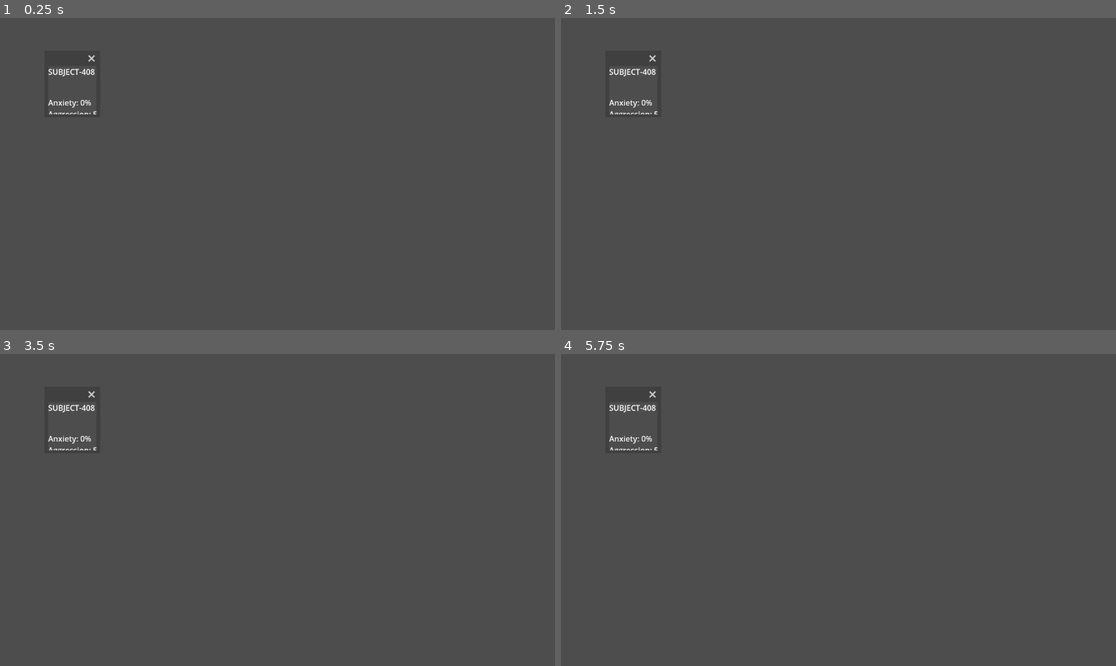
Above: before the commit, frames 1-4 (two rows, left to right).
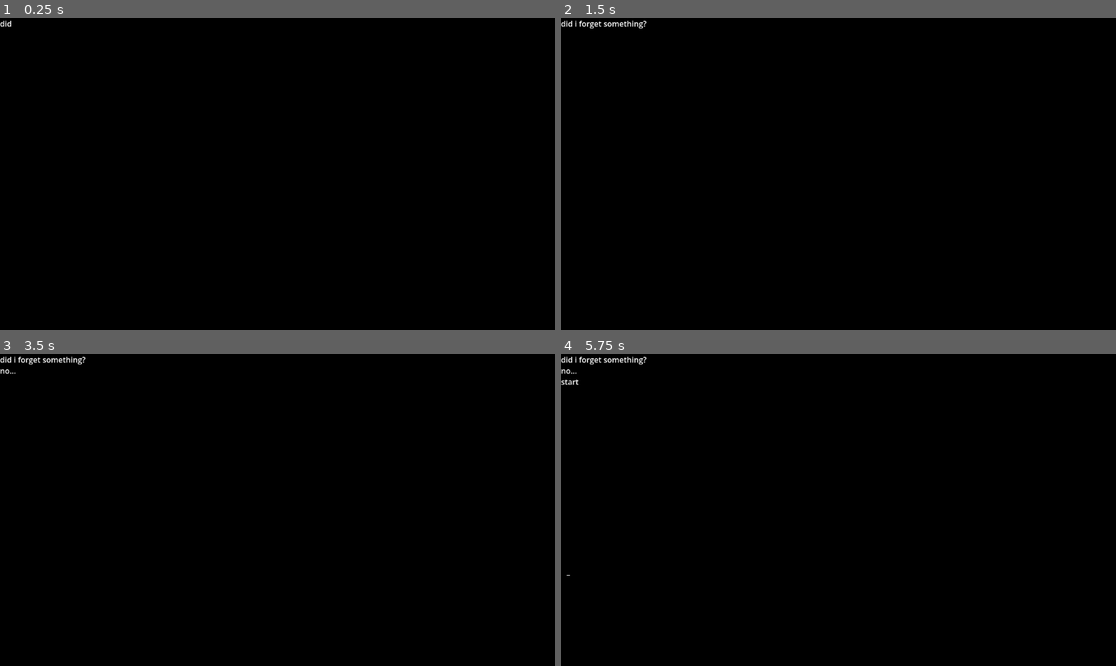
Above: after the commit, the same moments.

Repository: etper/papers-please
Game: Godot game, scene res://boot_intro.tscn
Two runs of this game, one before a commit and one after it. Both use one fixed random seed, a clock stepped at 60 frames per second and the inputs below. Before the commit the project starts from res://main.tscn.
Inputs (mouse positions are in pixels of both pictures, inside the frame that each line leads up to):
- Up to frame 1 (0.25 s): no input
- Up to frame 2 (1.5 s): click (627, 205) at 0.5 s, where only the run before the commit has a clickable "APPROVE"; click (666, 205) at 1.25 s, where only the run before the commit has a clickable "REJECT"
- Up to frame 3 (3.5 s): click (66, 541) at 2 s, where only the run before the commit has a clickable "APPROVE"; click (105, 541) at 2.75 s, where only the run before the commit has a clickable "REJECT"
- Up to frame 4 (5.75 s): click (627, 541) at 3.5 s, where only the run before the commit has a clickable "APPROVE"; click (666, 541) at 4.25 s, where only the run before the commit has a clickable "REJECT"; tap Enter (ui_accept) at 5, 5.27 s

The runs differ from the first frame. In frame 1, 100% of the frame differs, in the area x 0-100%, y 0-100%; in frame 2, 100%; in frame 3, 100%; in frame 4, 100%.

Commit message:
intro boot sequence

Diff:
--- /dev/null
+++ b/boot_intro.gd
@@ -0,0 +1,140 @@
+extends Control
+
+@onready var boot_text = $BootText
+@onready var cursor = $Cursor
+
+var lines = [
+	"did i forget something?",
+	"no...",
+	"start again.",
+	"you already know what happens.",
+	"",
+	"NEURAL COMPLIANCE SYSTEM v3.1",
+	"BOOTING...",
+	"MEMORY CHECK........OK",
+	"EMOTIONAL FILTER....OK",
+	"DATE: FEBRUARY 31ST 1982",
+	"MONTH: 13",
+	"DAY INDEX: 442",
+	"AUDITOR STATUS: STABLE",
+	"",
+	"PRESS ANY KEY TO BEGIN"
+]
+
+var finished = false
+
+func _ready():
+
+	boot_text.visible_ratio = 1.0
+
+	boot_sequence()
+
+	blink_cursor()
+
+func boot_sequence() -> void:
+
+	# INTERNAL MONOLOGUE
+
+	await type_line("did i forget something?", 0.06)
+
+	boot_text.text += "\n"
+
+	await get_tree().create_timer(1.4).timeout
+
+	await type_line("no...", 0.12)
+
+	boot_text.text += "\n"
+
+	await get_tree().create_timer(1.8).timeout
+
+	await type_line("start again.", 0.08)
+
+	boot_text.text += "\n"
+
+	await get_tree().create_timer(2.2).timeout
+
+	await type_line(
+		"you already know what happens.",
+		0.05
+	)
+
+	# LONG SILENCE
+
+	await get_tree().create_timer(3.0).timeout
+
+	await get_tree().create_timer(3.0).timeout
+
+	boot_text.clear()
+
+	await get_tree().create_timer(1.2).timeout
+
+	# SYSTEM BOOT
+
+	var boot_lines = [
+		"NEURAL COMPLIANCE SYSTEM v3.1",
+		"BOOTING...",
+		"MEMORY CHECK........OK",
+		"EMOTIONAL FILTER....OK",
+		"DATE: FEBRUARY 31ST 1982",
+		"MONTH: 13",
+		"DAY INDEX: 442",
+		"AUDITOR STATUS: STABLE",
+		"",
+		"PRESS ANY KEY TO BEGIN"
+	]
+
+	for line in boot_lines:
+
+		# occasional lag spike
+
+		if randf() < 0.25:
+
+			await get_tree().create_timer(
+				randf_range(0.15, 0.5)
+			).timeout
+
+		await type_line(line, 0.018)
+
+		boot_text.text += "\n"
+
+		await get_tree().create_timer(0.05).timeout
+
+	finished = true
+
+func type_line(
+	text_line: String,
+	speed := 0.03
+) -> void:
+
+	for c in text_line:
+
+		boot_text.text += c
+
+		update_cursor()
+
+		await get_tree().create_timer(speed).timeout
+
+
+
+func blink_cursor() -> void:
+
+	while true:
+
+		cursor.visible = !cursor.visible
+
+		await get_tree().create_timer(0.5).timeout
+
+func update_cursor() -> void:
+
+	cursor.position = Vector2(
+		boot_text.position.x + 12,
+		boot_text.position.y + boot_text.size.y + 8
+	)
+
+func _input(event):
+
+	if event.is_pressed() and finished:
+
+		get_tree().change_scene_to_file(
+			"res://main.tscn"
+		)
--- /dev/null
+++ b/boot_intro.tscn
@@ -0,0 +1,37 @@
+[gd_scene format=3 uid="uid://bpjssleoox245"]
+
+[ext_resource type="Script" uid="uid://c5iwwbplkit56" path="res://boot_intro.gd" id="1_5ox60"]
+
+[node name="BootIntro" type="Control" unique_id=71999399]
+layout_mode = 3
+anchors_preset = 0
+script = ExtResource("1_5ox60")
+
+[node name="Background" type="ColorRect" parent="." unique_id=402479661]
+layout_mode = 0
+offset_right = 1152.0
+offset_bottom = 648.0
+color = Color(0, 0, 0, 1)
+metadata/_edit_lock_ = true
+
+[node name="BootText" type="RichTextLabel" parent="." unique_id=851415936]
+layout_mode = 1
+anchors_preset = 10
+anchor_right = 1.0
+offset_left = -0.5
+offset_right = 1152.0
+offset_bottom = 432.0
+grow_horizontal = 2
+
+[node name="Cursor" type="Label" parent="." unique_id=25936596]
+layout_mode = 0
+offset_right = 40.0
+offset_bottom = 23.0
+text = "_"
+
+[node name="FadeRect" type="ColorRect" parent="." unique_id=150735473]
+layout_mode = 0
+offset_right = 1152.0
+offset_bottom = 648.0
+color = Color(0, 0, 0, 0)
+metadata/_edit_lock_ = true
--- a/project.godot
+++ b/project.godot
@@ -11,7 +11,7 @@
 [application]
 
 config/name="papers please"
-run/main_scene="uid://5n6t8qhppx1i"
+run/main_scene="uid://bpjssleoox245"
 config/features=PackedStringArray("4.6", "GL Compatibility")
 config/icon="res://icon.svg"
 
--- a/scripts/gdd.gd
+++ b/scripts/gdd.gd
@@ -71,27 +71,7 @@
 
 	# UI
 
-		#1. Boot / Startup UI
-#Black Screen Intro
-#
-#Elements:
-#
-#pitch black screen
-#blinking cursor maybe
-#voiceover subtitles
-#faint CRT startup hum
-#
-#Text:
-#
-#system boot text
-#corrupted date
-#impossible calendar values
-#
-#Example:
-#
-#FEBRUARY 31ST
-#MONTH 13
-#DAY INDEX: 442
+		#tasks
 #2. Government Desktop UI
 #
 #Main gameplay screen.
@@ -1333,3 +1313,4 @@
 		# make sure that morse codes are correctly working for all days
 		# make sure that quotas increase each day 5,10,15
 		# make sure finale is done right according to plot
+		# in the intro boot sequence it does not clear the pc lines correctly
Not shown, added: boot_intro.gd.uid
